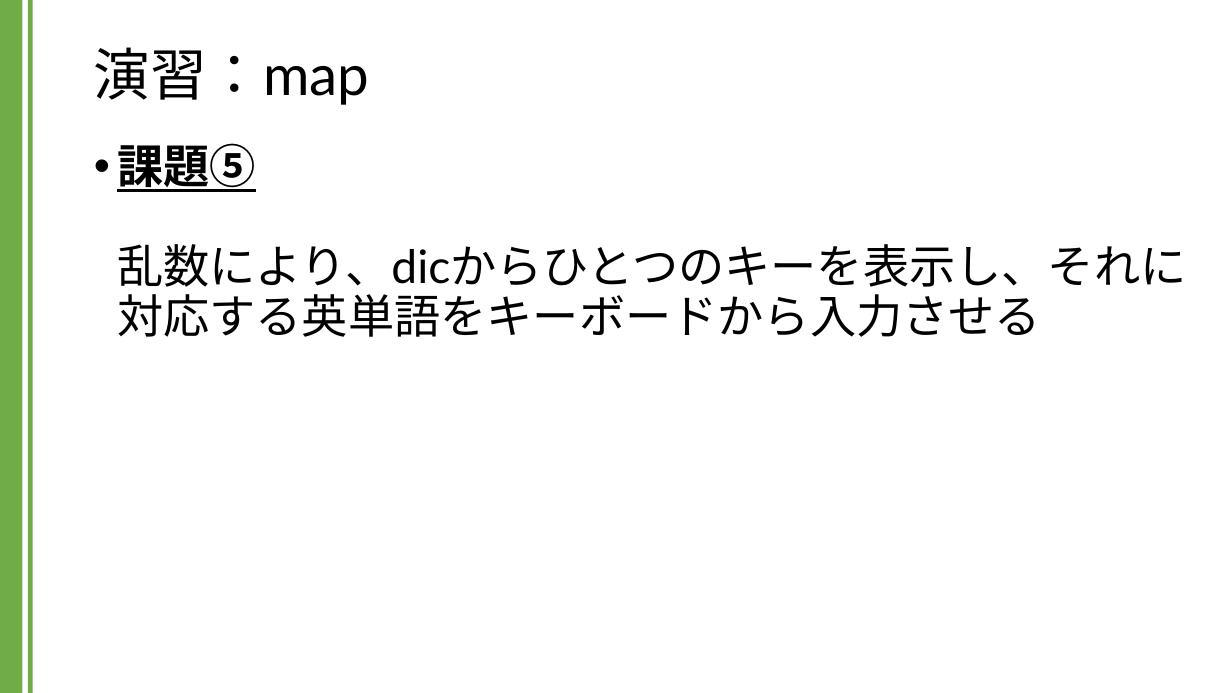
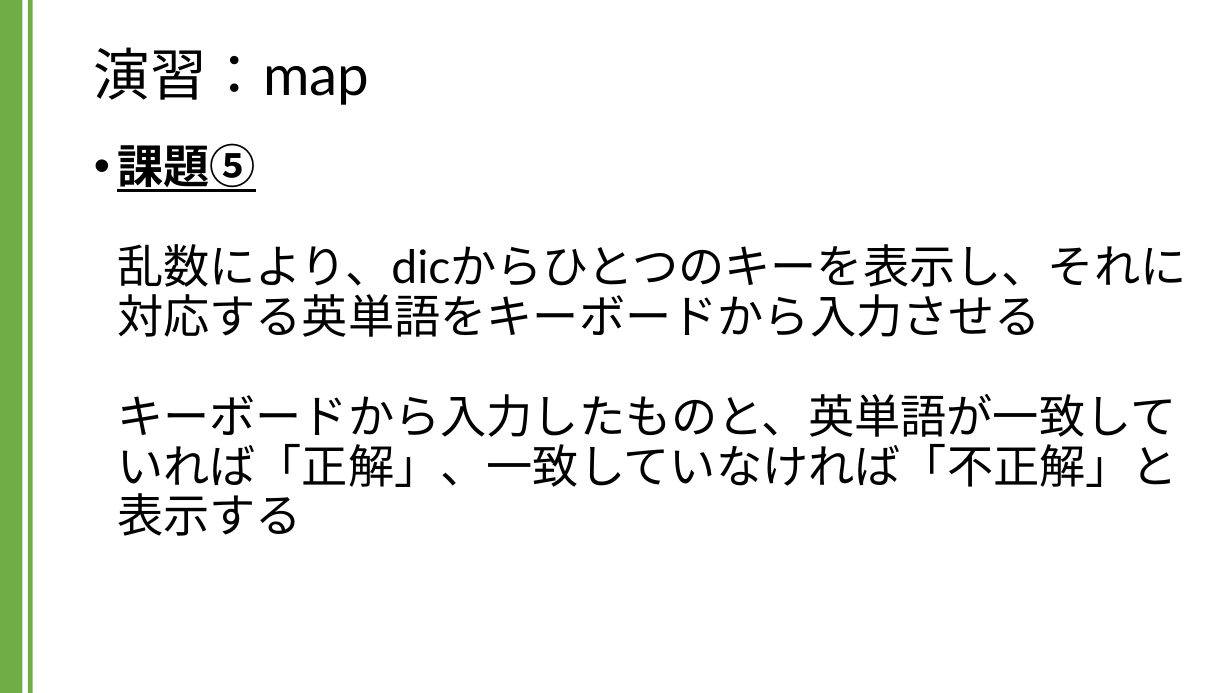
Before and after one commit to kic-murata/cpp2024, a slide deck: slide 21 of 授業資料/演習課題：map.pptx (slide 20 before the commit). Drawn at 1232x693 pixels with LibreOffice and Linux fonts; fonts in the diff are those of the drawing. Boxes give left, top, right and bottom in pixels: in the first picture for what was removed or moved away, otherwise in the second. Text is boxed around its words. In the diff, an @@ line names an element or a change of style, - is before the commit and + after.

```diff
--- a/授業資料/演習課題：map.pptx
+++ b/授業資料/演習課題：map.pptx
@@ text at box(117, 143, 1186, 536): text changed @@
-• 課題⑤
-  乱数により、dicからひとつのキーを表示し、それに
-  対応する英単語をキーボードから入力させる
+• 課題⑤
+  乱数により、dicからひとつのキーを表示し、それに
+  対応する英単語をキーボードから入力させる
+  キーボードから入力したものと、英単語が一致していれば「正解」、一致していなければ「不正解」と表示する
```
Also in this commit, not shown: 1 other slide changed, 2 slides added, 1 other file.
